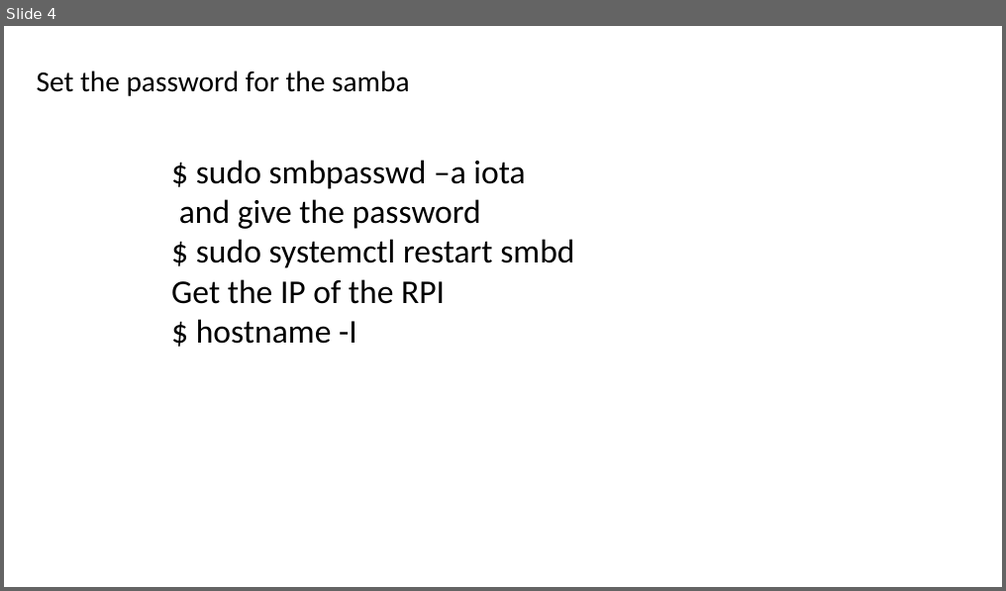
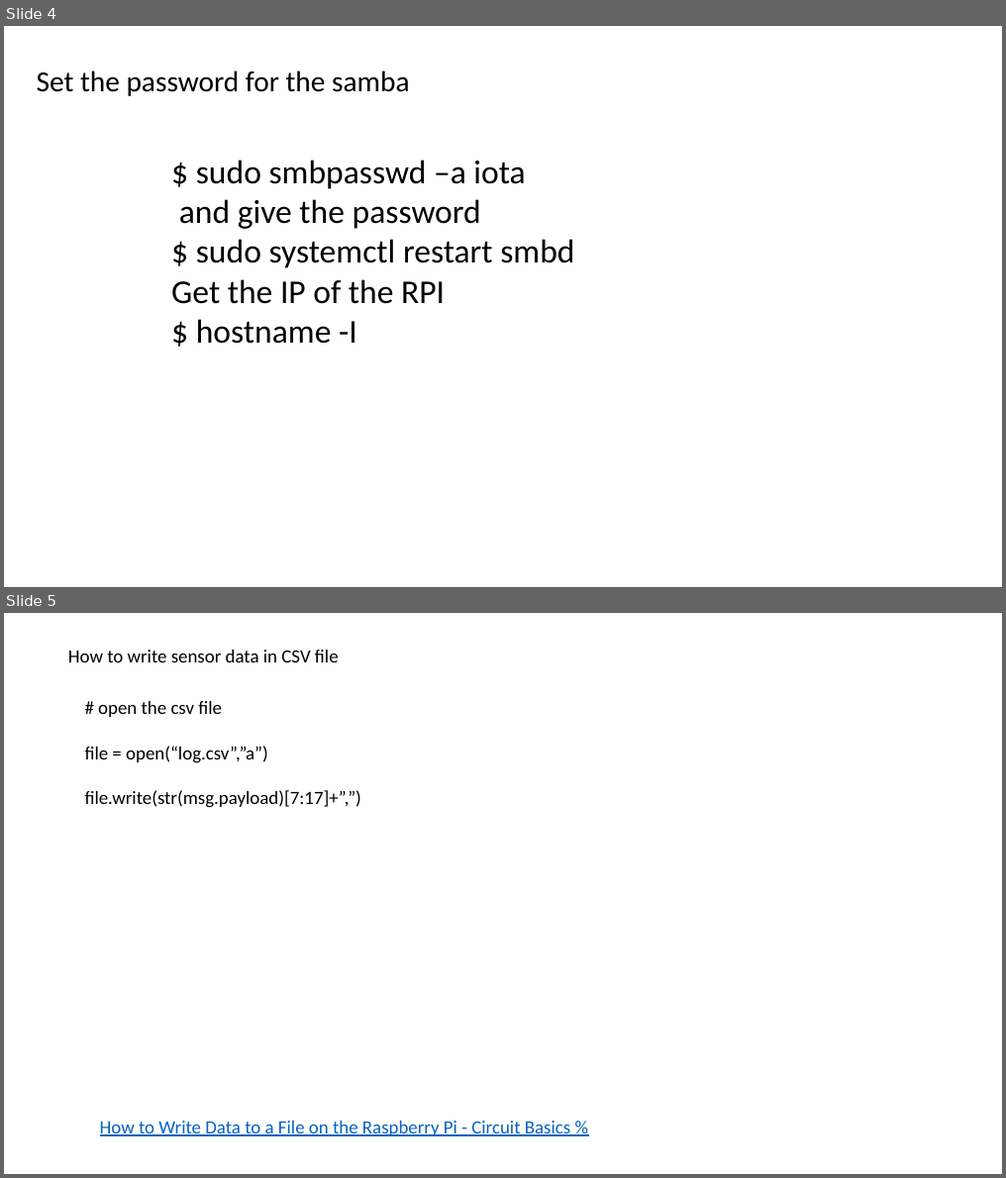
Before and after one commit to hbadshahp/iotlearning, a slide deck: File storage.pptx. Shown one above the other, each under a label of ours: slide 4 before the commit, slides 4 and 5 after it. The pictures are 1006x591 and 1006x1178 pixels, drawn with LibreOffice and Linux fonts; fonts in the diff are those of the drawing. Boxes give left, top, right and bottom in pixels: in the first picture for what was removed or moved away, otherwise in the second. Text is boxed around its words. In the diff, an @@ line names an element or a change of style, - is before the commit and + after.

```diff
--- a/File storage.pptx
+++ b/File storage.pptx
@@ slide 5 added at [4, 613, 1002, 1174], background #FFFFFF @@
@@ text added at [68, 650, 339, 663], 18 pt, text #000000 @@
+How to write sensor data in CSV file
@@ text added at [85, 701, 361, 808], 18 pt, text #000000 @@
+# open the csv file
+file = open(“log.csv”,”a”)
+file.write(str(msg.payload)[7:17]+”,”)
@@ text added at [100, 1121, 570, 1137], 18 pt, text #0563C1, underline @@
+How to Write Data to a File on the Raspberry Pi - Circuit Basics %
```
Also in this commit, not shown: 4 other files.
